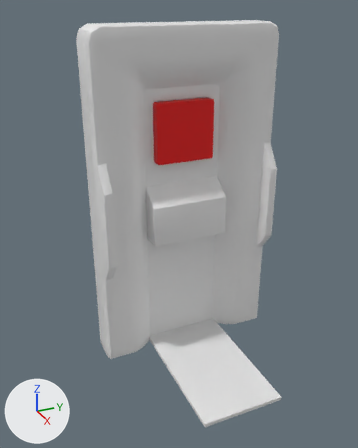
What one commit did to the FBX model GP2_Team09/Assets/Development/Anna/SK_ButtonStation.fbx.
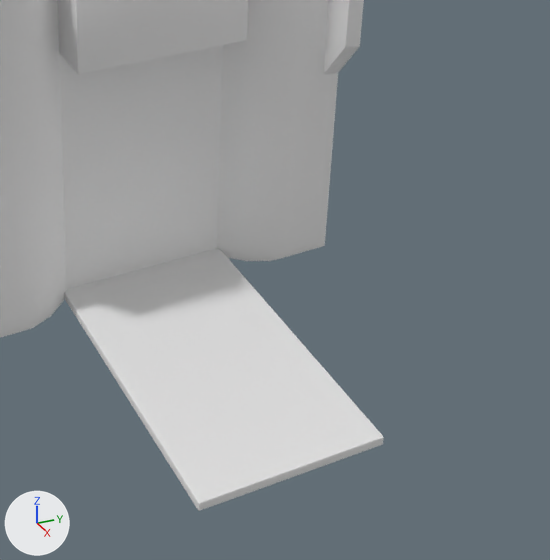
Each version appears first whole from a camera (50 mm lens) standing at (2.653, -1.194, 2.123) and looking at (0.357, -0.161, 0.975), and next in a close-up on the part from 34% to 98% of the width and 48% to 100% of the height. Every picture has the same lights, and +X, +Y and +Z are marked at lower left.

In view in the first close-up: 'ButtonStation_mesh'.
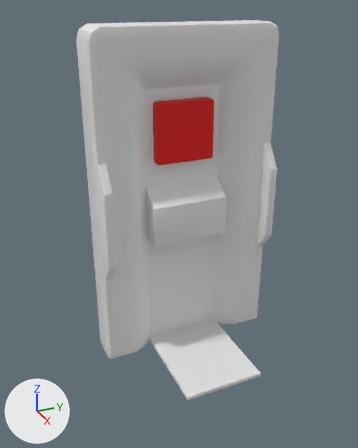
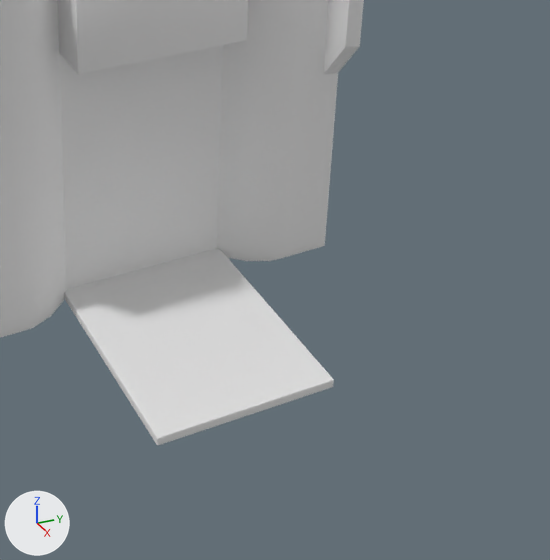
What the commit changed:
me_cube_001 has 893 vertices, 853 faces and spans x -0.05..0.89, y -0.56..0.57, z 0.0..2.0.
me_cube_001 is used by ob_buttonstation_mesh; location (0.0, 0.0, 0.0).
me_cube_001 part 1: all 28 vertices in x 0.89, y -0.25..0.25, z 0.0..0.03 are moved by (-0.22, 0.0, 0.0).

Where the change shows, as pixel boxes [x1, y1, x2, y2] in the close-ups (550 x 560 px; the box of a moved part takes in the faces that stretch with it):
'ButtonStation_mesh', reshaped
    before: [0, 0, 384, 511]
    after: [0, 0, 364, 445]
part 1 of me_cube_001, moved or reshaped
    before: [64, 249, 384, 511]
    after: [64, 249, 334, 445]
